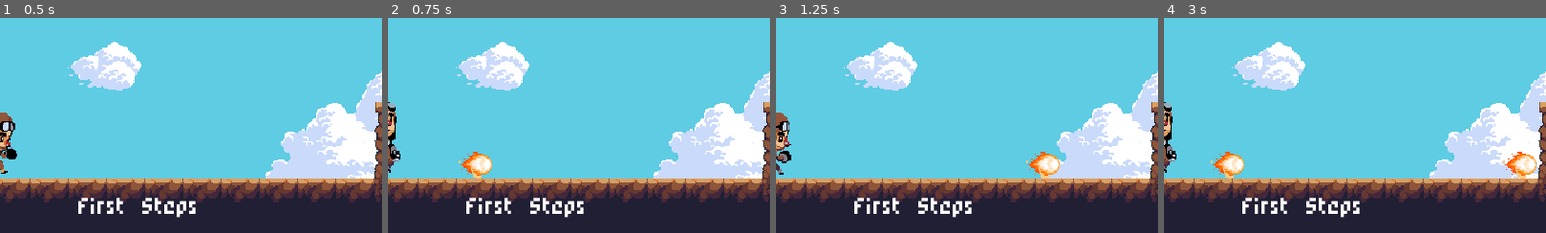
Above: before the commit, frames 1-4 (left to right).
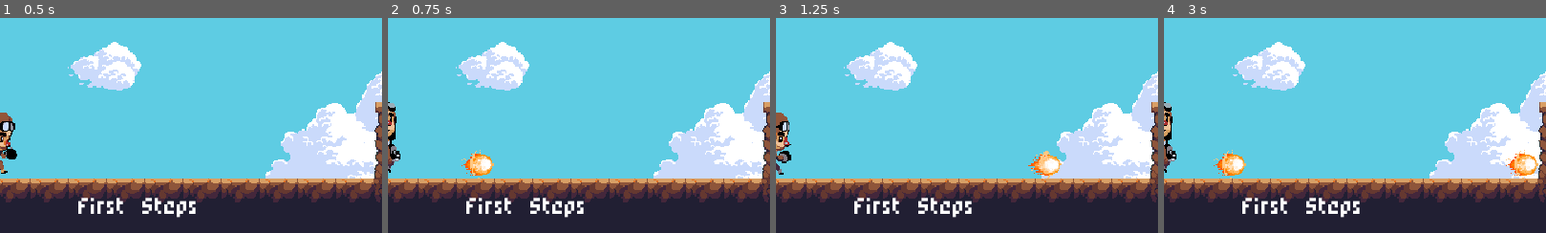
Above: after the commit, the same moments.

Repository: batraffo/cv_godot
Game: Godot game, scene res://World.tscn
The game is run twice, just before and just after one commit, with the same random seed, the same clock (stepped at 60 frames per second) and the same inputs.
Inputs:
- Up to frame 1 (0.5 s): no input
- Up to frame 2 (0.75 s): tap Enter at 0.5 s; hold Right (ui_right) from 0.53 s (still down); hold Space (hadoken) from 0.53 s (still down)
- Up to frame 3 (1.25 s): keep holding Right (ui_right); keep holding Space (hadoken); tap Up (ui_up) at 0.77 s
- Up to frame 4 (3 s): release Space (hadoken) at 1.28 s; tap Space (hadoken) at 1.35, 2.85 s; tap Up (ui_up) at 1.52 s; release Right (ui_right) at 2.03 s; hold Left (ui_left) 2.03-2.78 s; hold Space (hadoken) 2.03-2.78 s; hold Right (ui_right) from 2.78 s (still down)
The pictures show only the part of the screen within x 20-70%, y 50-100%; the shares and areas given below are measured in that part.

Frame 1 is identical in both runs. In frame 2, 0.4% of the frame differs, in the area x 18-28%, y 61-75%; in frame 3, 0.5%; in frame 4, 0.9%, in the area x 12-98%, y 61-75%.

Commit message:
Update Hadoken.tscn

Diff:
--- a/objects/Hadoken.tscn
+++ b/objects/Hadoken.tscn
@@ -37,6 +37,7 @@
 
 [node name="Sprite" type="AnimatedSprite" parent="."]
 frames = SubResource( 5 )
+playing = true
 
 [node name="CollisionShape2D" type="CollisionShape2D" parent="."]
 position = Vector2( 5, 0 )
